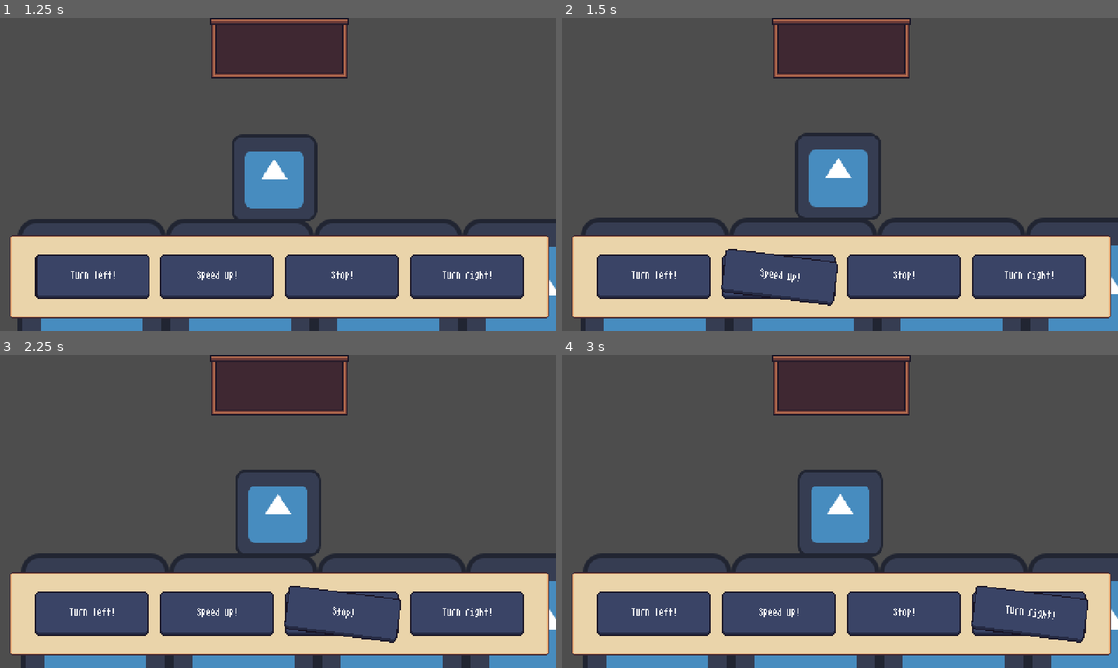
Above: before the commit, frames 1-4 (two rows, left to right).
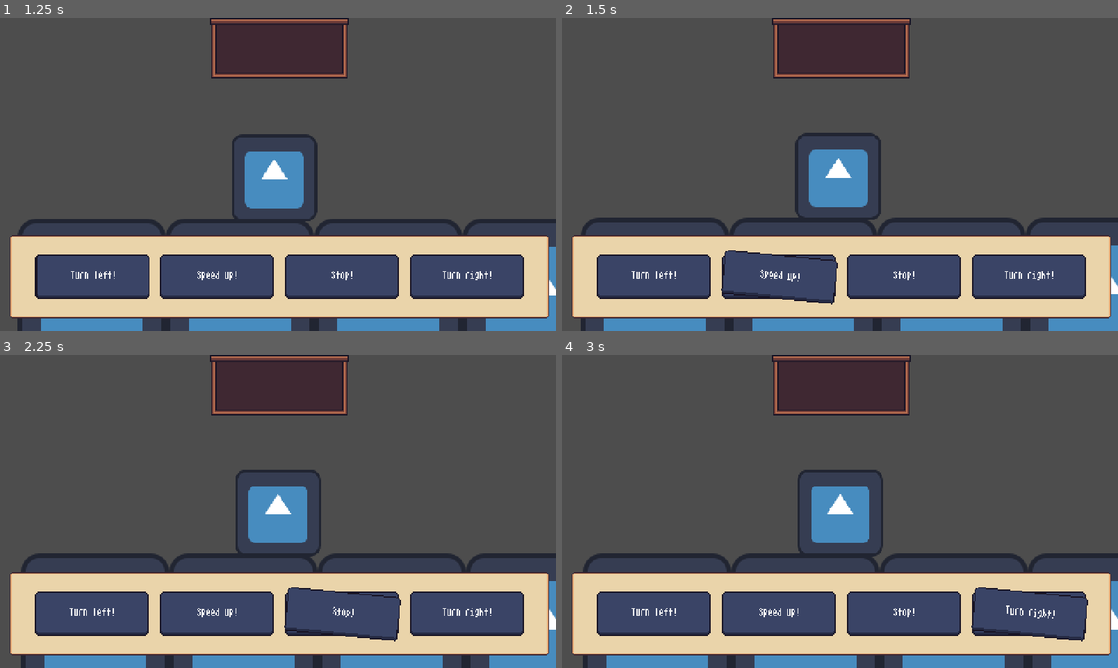
Above: after the commit, the same moments.

Repository: rishitkhare/GMTK-2023
Game: Godot game, scene res://Scenes/node_2d.tscn
Two runs of this game, one before a commit and one after it. Both use one fixed random seed, a clock stepped at 60 frames per second and the inputs below. The engine's default icon, where the game draws it, is replaced by a stand-in: a white triangle on a blue panel in a dark square.
Inputs:
- Up to frame 1 (1.25 s): click "Turn left!" at 0.5 s
- Up to frame 2 (1.5 s): click "Speed up!" at 1.25 s
- Up to frame 3 (2.25 s): click "Stop!" at 2 s
- Up to frame 4 (3 s): click "Turn right!" at 2.75 s

Frame 1 is identical in both runs. In frame 2, 0.3% of the frame differs, in the area x 28-50%, y 73-92%; in frame 3, 0.3%; in frame 4, 0.3%, in the area x 73-95%, y 73-92%.

Commit message:
signal emission

Diff:
--- a/Scenes/UI/UI_buttons.tscn
+++ b/Scenes/UI/UI_buttons.tscn
@@ -80,6 +80,13 @@
 grow_horizontal = 2
 theme_override_styles/panel = ExtResource("4_krxn7")
 
+[node name="Anchor" type="Control" parent="Slot"]
+anchors_preset = 0
+offset_left = 58.45
+offset_top = 27.0
+offset_right = 208.45
+offset_bottom = 177.0
+
 [node name="DraggableButton" type="Control" parent="."]
 anchors_preset = 0
 offset_left = 130.45
--- a/scripts/UI/drag_button.gd
+++ b/scripts/UI/drag_button.gd
@@ -1,31 +1,49 @@
 extends Control
 
 @onready var dragging = false
+@onready var to_slot = false
+@onready var to_slot_frame = 20
 @onready var selected = null
+@onready var slot_position = get_node("../Slot/Anchor").global_position
 
 func _input(event):
 	# handle dragging motion (maybe add rotation for fun?)
 	if dragging && event is InputEventMouseMotion:
 		position += event.relative
-		rotation += 0.005 * event.relative.x
-
+		rotation += 0.01 * event.relative.x
 
 	# handles when to turn "dragging" off
 	if event is InputEventMouseButton && event.button_index == MOUSE_BUTTON_LEFT:
 		if dragging && event.pressed == true:
-			stop_dragging()
+			if (position - slot_position).length_squared() < 5625:
+				dragging = false
+				to_slot = true
+				to_slot_frame = 20
+			else:
+				stop_dragging()
 
 func _process(_delta):
-	rotation *= 0.9 # decel constant
-	rotation = clampf(rotation, -45, 45)
+	rotation *= 0.85 # decel constant
+	rotation = clampf(rotation, -PI/4, PI/4)
+
+
+	if to_slot:
+		position += 0.06 * (slot_position - position)
+		modulate = Color(modulate.r + 0.1, modulate.r + 0.1, modulate.r + 0.1, modulate.a - 0.03)
+		to_slot_frame -= 1
+		if (slot_position - position).length_squared() < 5 && to_slot_frame < 1:
+			stop_dragging()
+			modulate = Color(1,1,1,1)
+			to_slot = false
 
 func start_dragging(button):
-	selected = button
-	dragging = true
-	position = selected.global_position - $Button.position
+	if !dragging && !to_slot:
+		selected = button
+		dragging = true
+		position = selected.global_position - $Button.position
 
-	$Button.text = selected.text
-	visible = true
+		$Button.text = selected.text
+		visible = true
 
 func stop_dragging():
 	selected = null
